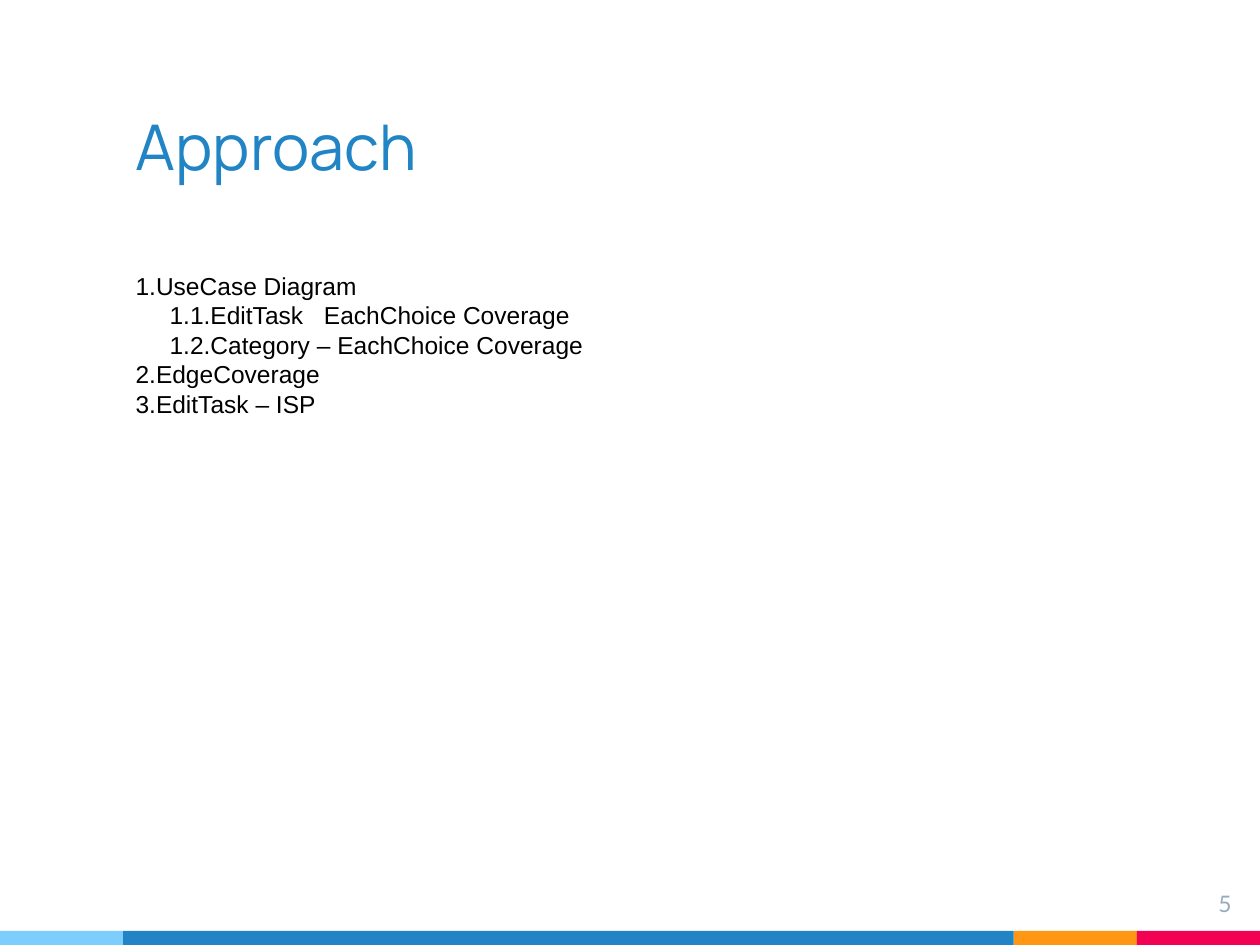
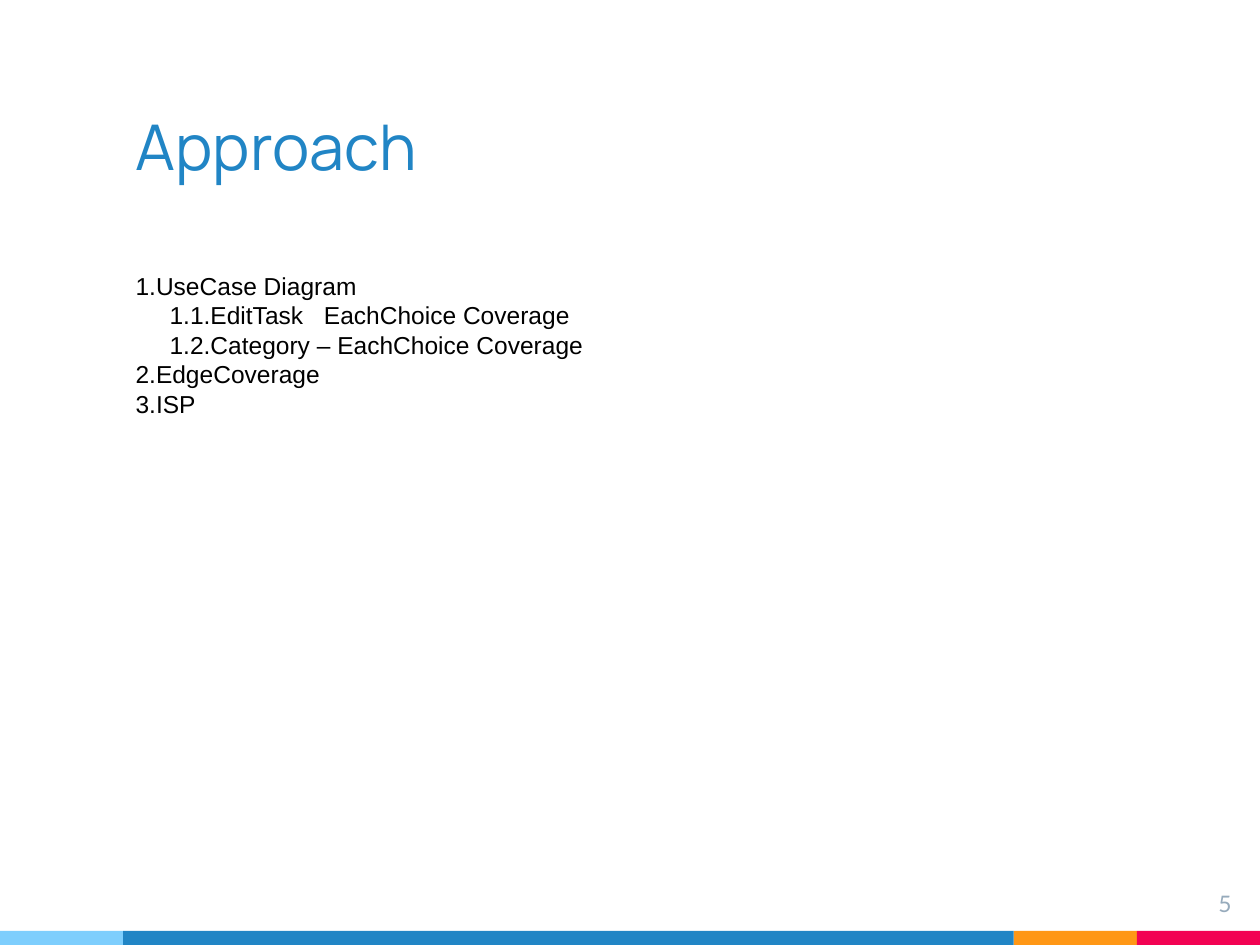
Before and after one commit to likesm0887/STV-Project, a slide deck: slide 5 of Document/軟體測試期末簡報.pptx. Drawn at 1260x945 pixels with LibreOffice and Linux fonts; fonts in the diff are those of the drawing. Boxes give left, top, right and bottom in pixels: in the first picture for what was removed or moved away, otherwise in the second. Text is boxed around its words. In the diff, an @@ line names an element or a change of style, - is before the commit and + after.

```diff
--- a/Document/軟體測試期末簡報.pptx
+++ b/Document/軟體測試期末簡報.pptx
@@ text at box(136, 396, 196, 414): text changed @@
-3.EditTask – ISP
+3.ISP
```
Also in this commit, not shown: 2 other slides changed, 1 slide added.
